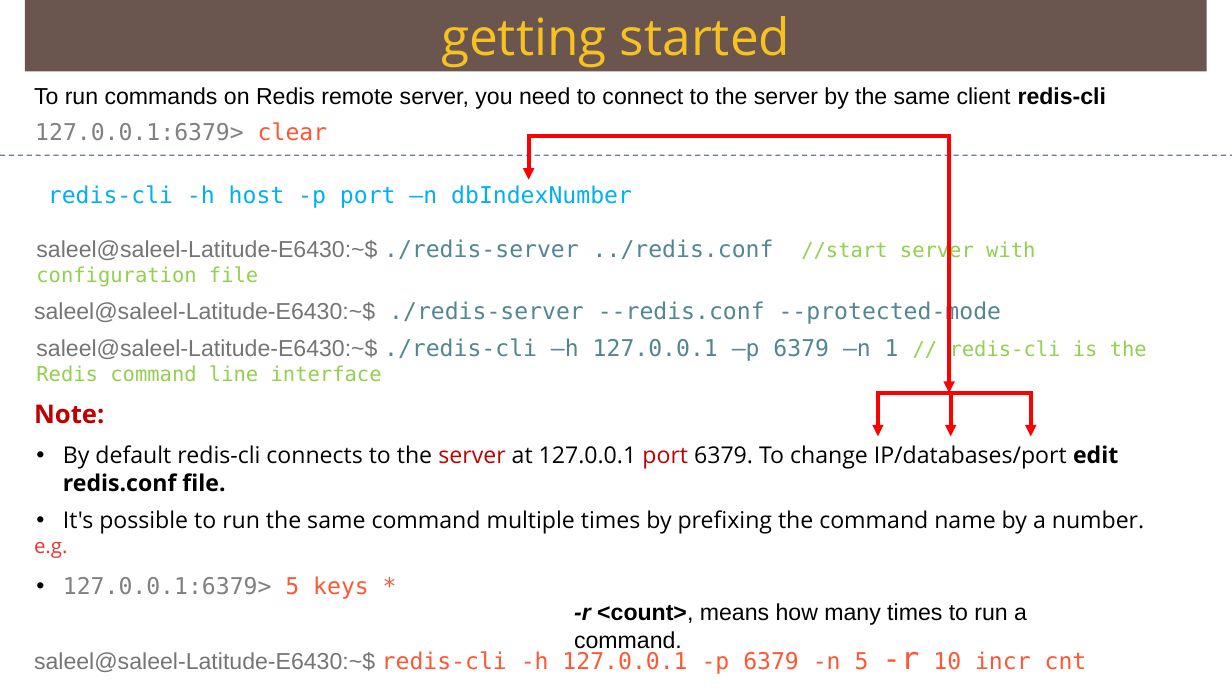
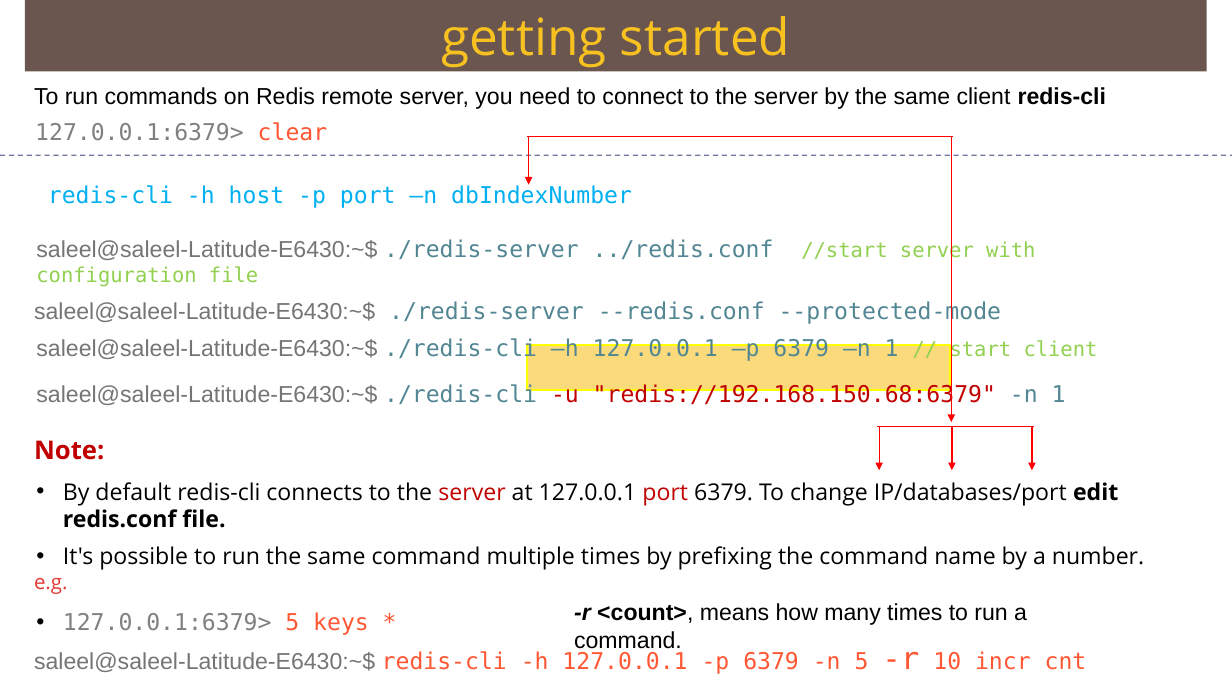
Before and after one commit to Saleel-Bagde/PPT-s, a slide deck: slide 5 of redis Ver2.pptx. Drawn at 1232x693 pixels with LibreOffice and Linux fonts; fonts in the diff are those of the drawing. Boxes give left, top, right and bottom in pixels: in the first picture for what was removed or moved away, otherwise in the second. Text is boxed around its words. In the diff, an @@ line names an element or a change of style, - is before the commit and + after.

```diff
--- a/redis Ver2.pptx
+++ b/redis Ver2.pptx
@@ line (527, 136) - (953, 136): stroke #FF0000 3 pt to #FF0000 1 pt @@
@@ arrow moved from (529, 136) - (529, 179) to (529, 136) - (529, 185) @@
@@ arrow (529, 136) - (529, 185): stroke #FF0000 3 pt to #FF0000 1 pt @@
@@ arrow moved from (949, 136) - (949, 393) to (952, 136) - (952, 422) @@
@@ arrow (952, 136) - (952, 422): stroke #FF0000 3 pt to #FF0000 1 pt @@
@@ text at [36,337,1098,408]: text changed; text colour #92D050 to #757575 @@
-saleel@saleel-Latitude-E6430:~$ ./redis-cli –h 127.0.0.1 –p 6379 –n 1 // redis-cli is the Redis command line interface
+saleel@saleel-Latitude-E6430:~$ ./redis-cli –h 127.0.0.1 –p 6379 –n 1 // start client
+saleel@saleel-Latitude-E6430:~$ ./redis-cli -u "redis://192.168.150.68:6379" -n 1
@@ rectangle added at [527,346,950,390], fill #FADA7A, outline #FFFF00 1.5 pt @@
@@ line (877, 427) - (1034, 427): stroke #FF0000 3 pt to #FF0000 1 pt @@
@@ arrow (879, 427) - (879, 470): stroke #FF0000 3 pt to #FF0000 1 pt @@
@@ 3 arrows, 1 text, 1 line: place and size @@
-3 arrows, 1 text, 1 line at [34,393,1144,599]
+3 arrows, 1 text, 1 line at [34,427,1144,635]
@@ arrow (952, 427) - (952, 470): stroke #FF0000 3 pt to #FF0000 1 pt @@
@@ arrow (1032, 427) - (1032, 470): stroke #FF0000 3 pt to #FF0000 1 pt @@
```
Also in this commit, not shown: 52 other slides changed, 3 slides added.
